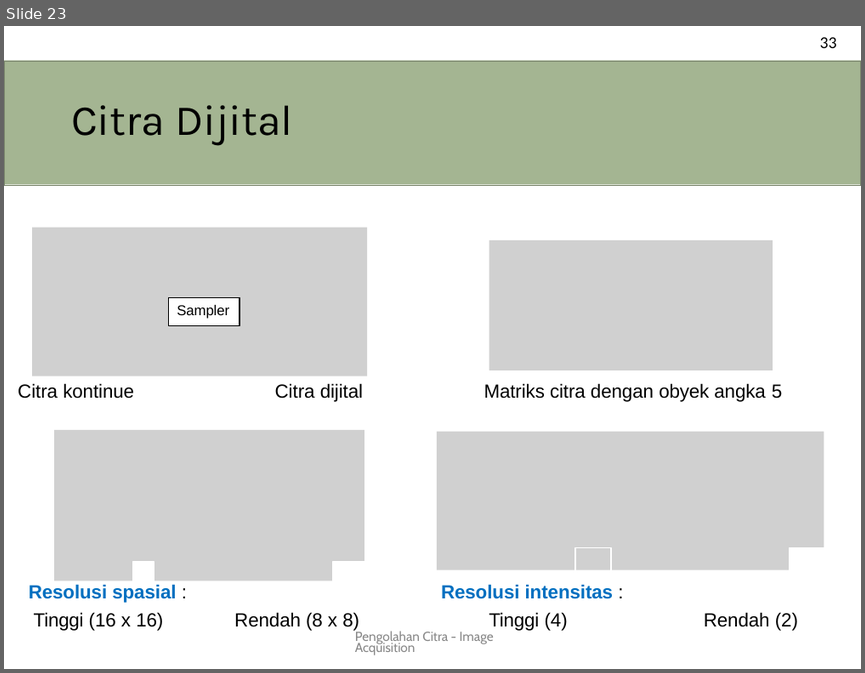
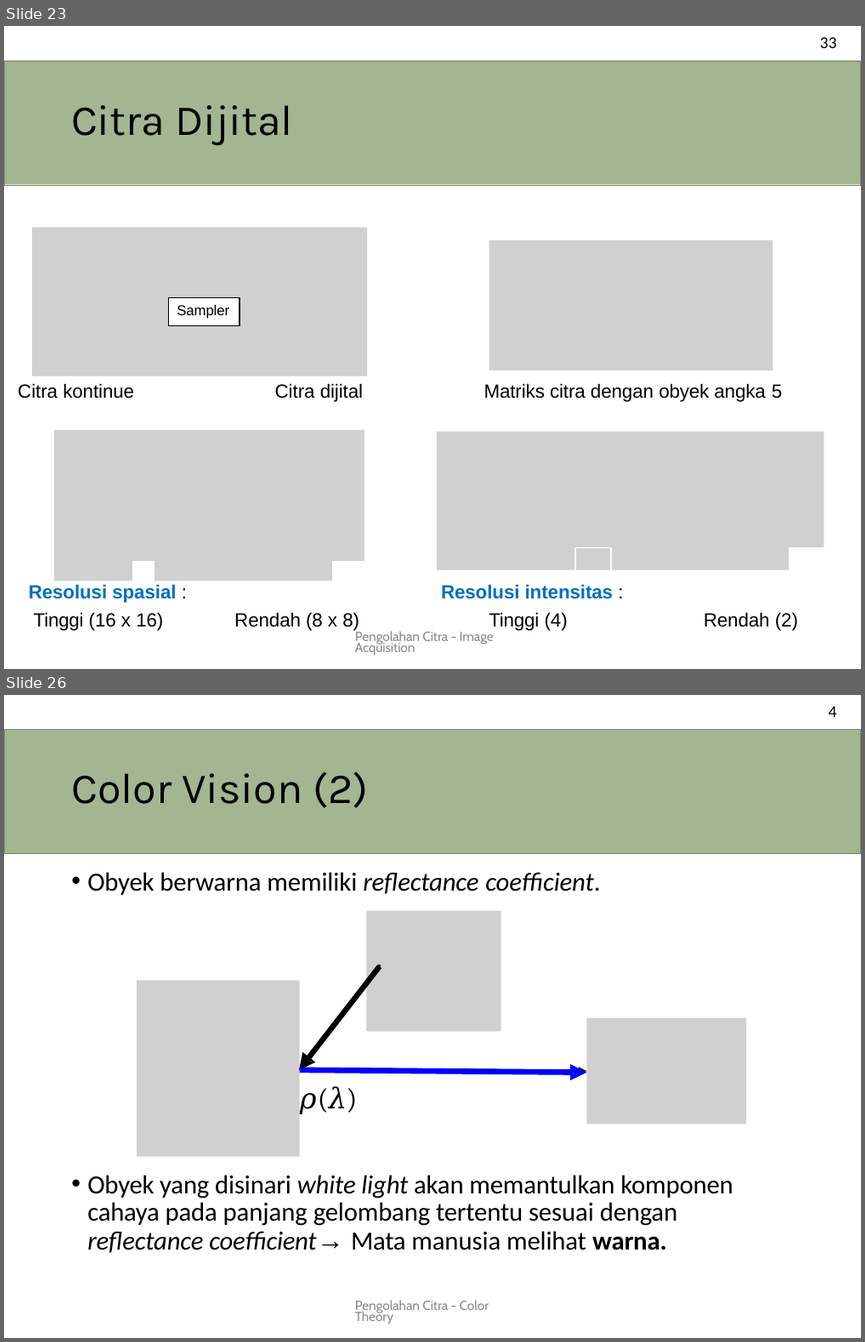
Before and after one commit to novalassalam/comvis, a slide deck: pencit.pptx. Shown one above the other, each under a label of ours: slide 23 before the commit, slides 23 and 26 after it; the slides between them are not shown. The pictures are 865x673 and 865x1342 pixels, drawn with LibreOffice and Linux fonts; fonts in the diff are those of the drawing; grey boxes stand for pictures. Boxes give left, top, right and bottom in pixels: in the first picture for what was removed or moved away, otherwise in the second. Text is boxed around its words. In the diff, an @@ line names an element or a change of style, - is before the commit and + after.

```diff
--- a/pencit.pptx
+++ b/pencit.pptx
@@ slide 26 added at (x1=4, y1=695, x2=861, y2=1338), background #FFFFFF @@
@@ text added at (x1=828, y1=706, x2=837, y2=717), 14 pt, text #000000 @@
+4
@@ title added at (x1=4, y1=729, x2=861, y2=853), fill #A4B592, outline #78846A 0.96 pt, 36 pt, text #000000 @@
+Color Vision (2)
@@ text added at (x1=87, y1=872, x2=600, y2=895), 22 pt, text #000000 @@
+• Obyek berwarna memiliki reflectance coefficient.
@@ picture added at (x1=366, y1=911, x2=501, y2=1031) @@
@@ freeform shape added at (x1=299, y1=965, x2=381, y2=1071), fill #000000 @@
@@ freeform shape added at (x1=300, y1=964, x2=381, y2=1068), fill #212512 @@
@@ picture added at (x1=137, y1=981, x2=300, y2=1157) @@
@@ picture added at (x1=586, y1=1017, x2=746, y2=1123) @@
@@ freeform shape added at (x1=300, y1=1066, x2=586, y2=1076), fill #212512 @@
@@ freeform shape added at (x1=300, y1=1064, x2=586, y2=1081), fill #0000FF @@
@@ text added at (x1=87, y1=1086, x2=732, y2=1253), 22 pt, text #000000 @@
+𝜌(𝜆)
+• Obyek yang disinari white light akan memantulkan komponen cahaya pada panjang gelombang tertentu sesuai dengan reflectance coefficient→ Mata manusia melihat warna.
@@ text added at (x1=355, y1=1299, x2=488, y2=1324), 11 pt, text #888888 @@
+Pengolahan Citra - Color Theory
```
Also in this commit, not shown: 29 other slides added.
